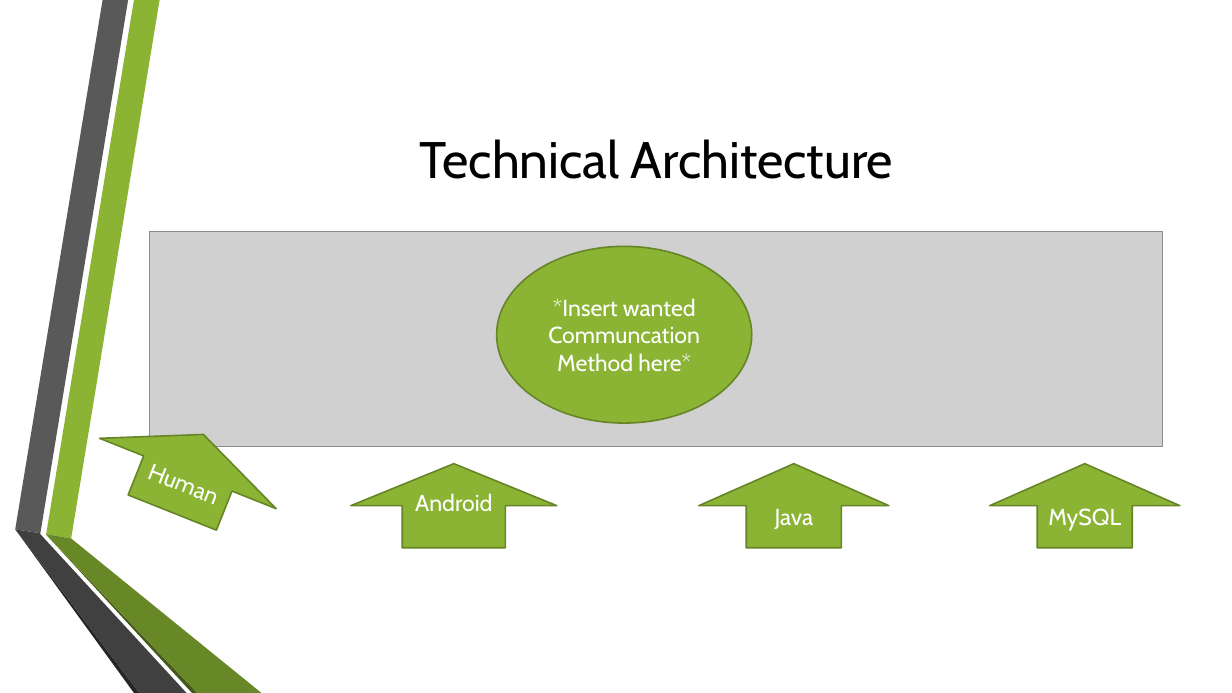
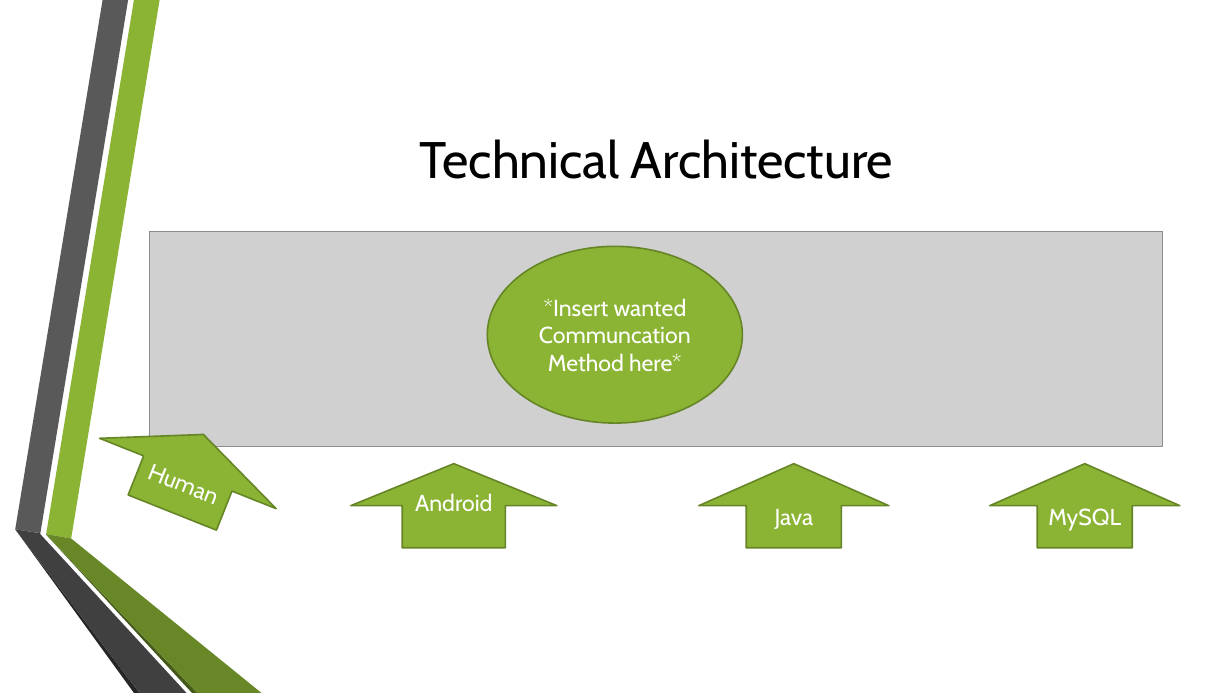
Before and after one commit to GamingBets/documents, a slide deck: slide 5 of Gaming-Bets.pptx (slide 8 before the commit). Drawn at 1232x693 pixels with LibreOffice and Linux fonts; fonts in the diff are those of the drawing; grey boxes stand for pictures; background and template pictures are left out. Boxes give left, top, right and bottom in pixels: in the first picture for what was removed or moved away, otherwise in the second. Text is boxed around its words. In the diff, an @@ line names an element or a change of style, - is before the commit and + after.

```diff
--- a/Gaming-Bets.pptx
+++ b/Gaming-Bets.pptx
@@ ellipse "*Insert wanted Communcation Method here*": place and size @@
-ellipse "*Insert wanted Communcation Method here*" at box(496, 247, 751, 423)
+ellipse "*Insert wanted Communcation Method here*" at box(487, 247, 742, 423)
```
Also in this commit, not shown: 4 other slides changed, 7 slides added, 1 slide removed, 4 other files.
